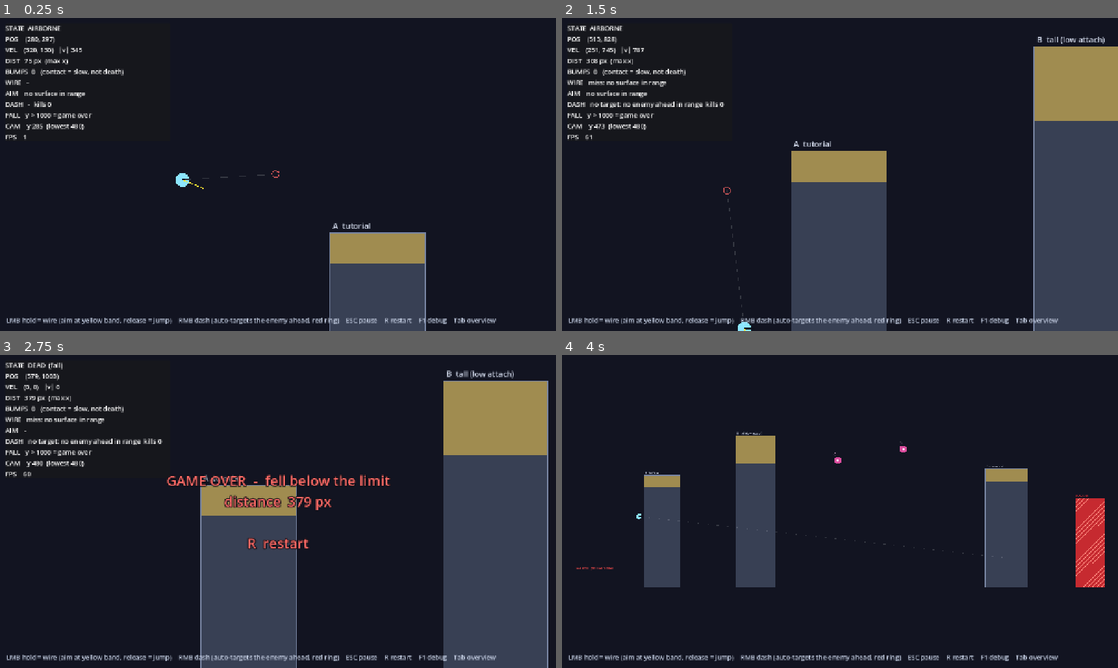
Above: before the commit, frames 1-4 (two rows, left to right).
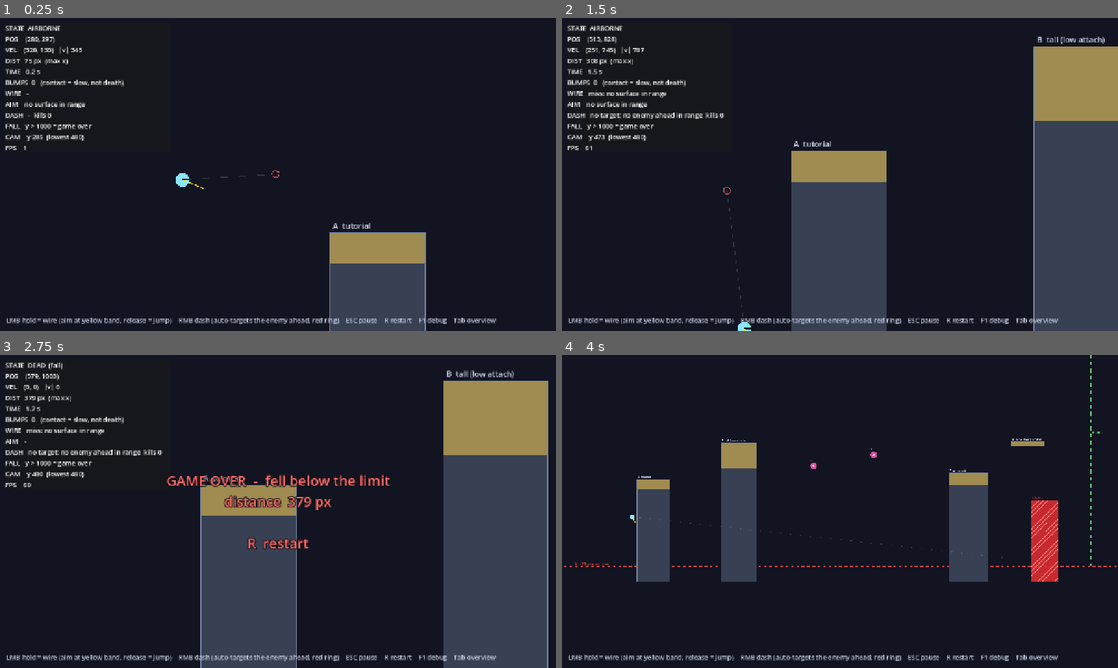
Above: after the commit, the same moments.

Repository: Taegrim/ProjectSlash
Game: Godot game, scene res://scenes/main.tscn
Same seed, same stepped clock (60 frames per second), same inputs: the game is played once before the commit and once after it.
Inputs (mouse positions are in pixels of both pictures, inside the frame that each line leads up to):
- Up to frame 1 (0.25 s): no input
- Up to frame 2 (1.5 s): tap Enter at 0.5 s; move the mouse to (962, 158) at 0.52 s; hold Right 0.53-1.28 s; hold Right mouse button (dash) 0.53-1.28 s; click (962, 158) at 0.8 s; move the mouse to (728, 190) at 1.27 s; hold Down from 1.28 s (still down); click (728, 190) at 1.35 s
- Up to frame 3 (2.75 s): right-click (166, 527) at 1.55 s; move the mouse to (333, 442) at 2.02 s; release Down at 2.03 s; hold Right from 2.03 s (still down); hold Right mouse button (dash) from 2.03 s (still down); click (333, 442) at 2.3 s
- Up to frame 4 (4 s): tap R (restart) at 2.75 s; move the mouse to (812, 574) at 2.77 s; release Right at 2.78 s; release Right mouse button (dash) at 2.78 s; hold Up 2.78-3.53 s; click (812, 574) at 2.85 s; right-click (812, 574) at 3.05 s; move the mouse to (1006, 558) at 3.52 s; hold Left from 3.53 s (still down); hold Tab (toggle_overview) from 3.53 s (still down); click (1006, 558) at 3.8 s

The runs differ from the first frame. In frame 1, 1.4% of the frame differs, in the area x 0-23%, y 16-43%; in frame 2, 1.7%; in frame 3, 1.7%; in frame 4, 13%, in the area x 0-100%, y 0-75%.

Commit message:
feat: Phase 4 코스 완성과 웹 빌드 확인
- 위험 구간 뒤 결승선, 클리어 화면(시간·거리·처치 수)과 R 즉시 재시작, 플레이 시간 표시
- 위험 구간 위 공중 구조물 F 추가로 코스를 끝까지 통과 가능하게
- 돌진 종료 후 즉시 감속을 기본으로 (점진 감속은 설정으로 전환 가능)
- 웹 빌드 도구(내보내기·로컬 서버·헤드리스 브라우저 자체 확인)와 웹 자체 확인 스크립트
- Phase 4 테스트 2개, 코스 배치·재연결 테스트 보완

Diff:
--- a/resources/dash_tuning.gd
+++ b/resources/dash_tuning.gd
@@ -19,6 +19,9 @@
 @export var dash_end_offset: float = 90.0
 ## 돌진 최대 시간 (s) — MaxDashDuration. 사거리 480 + 적 뒤 90 을 1200px/s 로 가려면 0.48초 → 0.45 에서 0.6 으로
 @export var max_dash_duration: float = 0.6
-@export var post_dash_velocity_policy: PostDashVelocityPolicy = PostDashVelocityPolicy.GRADUAL_DECELERATION
-## 점진 감속일 때의 감속도 (px/s²) — PostDashDeceleration
+## 지금은 IMMEDIATE_CAP (Phase 4 리뷰 7번: "돌진 후 감속을 천천히 말고 바로"). 점진 감속 코드는 그대로 남아 있어
+## 이 값 하나만 바꾸면 된다: 에디터에서 resources/default_dash.tres 를 열고 인스펙터의 Post Dash Velocity Policy 를
+## Gradual Deceleration 으로 고르면 점진 감속(아래 post_dash_deceleration 사용)으로 돌아간다. 코드 수정 필요 없음
+@export var post_dash_velocity_policy: PostDashVelocityPolicy = PostDashVelocityPolicy.IMMEDIATE_CAP
+## 점진 감속(GRADUAL_DECELERATION)일 때만 쓰는 감속도 (px/s²) — PostDashDeceleration
 @export var post_dash_deceleration: float = 2400.0
--- a/scenes/game_ui.tscn
+++ b/scenes/game_ui.tscn
@@ -57,9 +57,9 @@
 anchor_top = 0.5
 anchor_right = 0.5
 anchor_bottom = 0.5
-offset_left = -360.0
+offset_left = -520.0
 offset_top = -90.0
-offset_right = 360.0
+offset_right = 520.0
 offset_bottom = 90.0
 grow_horizontal = 2
 grow_vertical = 2
--- a/scenes/test_course.tscn
+++ b/scenes/test_course.tscn
@@ -37,6 +37,13 @@
 attach_band_depth = 80.0
 debug_label = "E  reconnect"
 
+[node name="AerialF" parent="." instance=ExtResource("2_building")]
+position = Vector2(3120, 170)
+size = Vector2(220, 30)
+attach_band_depth = 30.0
+aerial = true
+debug_label = "F  aerial (swing under)"
+
 [node name="HazardZone" parent="." instance=ExtResource("4_hazard")]
 position = Vector2(3250, 560)
 size = Vector2(180, 540)
--- a/scripts/game_flow.gd
+++ b/scripts/game_flow.gd
@@ -4,6 +4,7 @@
 ## 사망 판정은 다른 전환보다 먼저 본다 (§9.2 [MVP 제안] 우선순위).
 ## 재시작 (§4 R [MVP 제안], §13.2-16): 씬을 다시 불러와 위치·속도·와이어·돌진 타깃·적·점수를 모두 처음으로 되돌린다.
 ## 거리 점수는 '최대 도달 X' 기준 (§11 [MVP 제안]) — v0.1 은 표시만.
+## 코스 클리어 (Phase 4): 살아서 결승선을 넘으면 세계를 멈추고 시간·거리·처치 수를 보여 준다. R 로 바로 다시 시작.
 ## 입력 처리는 함수(toggle_pause, restart, ...)로 나눠 두어 테스트와 이후 터치 UI 가 같은 경로를 쓴다.
 extends Node2D
 
@@ -17,6 +18,9 @@
 var debug_visible := true
 var game_over := false
 var game_over_reason := ""
+var finished := false
+## 플레이 시간 (s) — 일시정지·게임 오버·클리어 뒤에는 멈춘다
+var elapsed := 0.0
 
 
 func _ready() -> void:
@@ -36,15 +40,19 @@
 	camera.overview_rect = course.get_bounds()
 	camera.configure(player, player.movement, course.get_spawn_position().y)
 	_apply_debug_visible()
+	WebSelfTest.attach_if_requested(self)  # 개발용: 웹 빌드를 ?selftest 로 열 때만 (tools/web_build.py --check)
 
 
-func _physics_process(_delta: float) -> void:
-	if game_over or get_tree().paused:
+func _physics_process(delta: float) -> void:
+	if game_over or finished or get_tree().paused:
 		return
+	elapsed += delta
 	# 거리는 사망 판정 전에 갱신해야 게임 오버 표시와 디버그 값이 일치한다
 	max_x = maxf(max_x, player.global_position.x)
 	if player.global_position.y > course.fall_limit_y:
 		player.die("fall")
+	elif player.global_position.x >= course.global_position.x + course.finish_x:
+		_finish()
 
 
 func _unhandled_input(event: InputEvent) -> void:
@@ -64,7 +72,7 @@
 
 
 func toggle_pause() -> void:
-	if game_over:
+	if game_over or finished:
 		return
 	get_tree().paused = not get_tree().paused
 	ui.set_paused(get_tree().paused)
@@ -91,6 +99,12 @@
 	return max_x - start_x
 
 
+func _finish() -> void:
+	finished = true
+	get_tree().paused = true  # 세계를 멈춘다 (Main 은 계속 입력을 받아 R 로 재시작)
+	ui.show_clear(elapsed, get_distance(), player.dash.kill_count)
+
+
 func _on_hazard_touched(_hazard: Hazard) -> void:
 	player.die("hazard")
 
@@ -115,6 +129,7 @@
 		"POS    (%.0f, %.0f)" % [player.global_position.x, player.global_position.y],
 		"VEL    (%.0f, %.0f)   |v| %.0f" % [v.x, v.y, v.length()],
 		"DIST   %.0f px  (max x)" % get_distance(),
+		"TIME   %.1f s" % elapsed,
 		"BUMPS  %d   (contact = slow, not death)" % player.bump_count,
 		"WIRE   %s" % player.grapple.describe(),
 		"AIM    %s" % ("attachable" if player.aim_preview.get("ok", false) else player.aim_preview.get("reason", "-")),
--- a/scripts/game_ui.gd
+++ b/scripts/game_ui.gd
@@ -32,5 +32,15 @@
 	_game_over_label.visible = true
 
 
+## 코스 클리어 표시 (Phase 4). 게임 오버와 같은 자리를 초록색으로 쓴다
+func show_clear(seconds: float, distance: float, kills: int) -> void:
+	_game_over_label.text = "COURSE CLEAR
+time  %.1f s    distance  %.0f px    kills  %d
+
+R  play again" % [seconds, distance, kills]
+	_game_over_label.add_theme_color_override("font_color", Color(0.45, 1.0, 0.55))
+	_game_over_label.visible = true
+
+
 func is_game_over_visible() -> bool:
 	return _game_over_label.visible
--- a/scripts/test_course.gd
+++ b/scripts/test_course.gd
@@ -1,18 +1,24 @@
 ## 수동 배치 테스트 코스 (기획서 §10). v0.1 은 무한 생성이 아니라 짧은 고정 코스다.
 ## 배치 순서 (§10.1 [확정] 건물 → 건물 → 적 → 적 → 건물, §10.2 사례):
-##   A 튜토리얼 건물 → B 높은 건물(낮은 연결) → C 적 → D 적 → E 건물 → 위험 구간
+##   A 튜토리얼 건물 → B 높은 건물(낮은 연결) → C 적 → D 적 → E 건물 → 위험 구간 위 공중 구조물 F → 결승선 (Phase 4)
 ## 좌표·크기는 [튜닝] 임시값이다. Phase 1~2 에서 통과 가능성(§10.3)을 확인하며 조정한다.
 @tool
 class_name TestCourse
 extends Node2D
 
 const FALL_LINE_COLOR := Color(1.0, 0.3, 0.3, 0.8)
+const FINISH_COLOR := Color(0.45, 1.0, 0.55, 0.85)
 
 ## 하단 사망 판정선 (월드 Y). 카메라와 별개인 독립 판정선 (§3 [필수 주의]). 판정은 Phase 1.
 ## 코스(패턴)마다 다를 수 있어 튜닝 Resource 가 아니라 코스 데이터에 둔다.
 @export var fall_limit_y := 1000.0:
 	set(value):
 		fall_limit_y = value
+		queue_redraw()
+## 결승선 (월드 X). 살아서 이 선을 넘으면 코스 클리어 (Phase 4: 반복 플레이용 끝점). 위험 구간 뒤에 둔다
+@export var finish_x := 3650.0:
+	set(value):
+		finish_x = value
 		queue_redraw()
 ## 판정선을 그릴 X 범위 (디버그 표시용)
 @export var draw_from_x := -400.0
@@ -57,6 +63,7 @@
 	for hazard in get_hazards():
 		bounds = bounds.merge(hazard.get_rect())
 	bounds = bounds.expand(Vector2(bounds.position.x, global_position.y + fall_limit_y))
+	bounds = bounds.expand(Vector2(global_position.x + finish_x + 100.0, bounds.position.y))  # 'FINISH' 글자까지
 	return bounds.grow(80.0)
 
 
@@ -65,3 +72,5 @@
 	var label_x := ($PlayerSpawn as Node2D).position.x if has_node("PlayerSpawn") else 0.0
 	draw_string(ThemeDB.fallback_font, Vector2(label_x, fall_limit_y - 10), "FALL LIMIT (game over below)",
 			HORIZONTAL_ALIGNMENT_LEFT, -1, 16, FALL_LINE_COLOR)
+	draw_dashed_line(Vector2(finish_x, -600.0), Vector2(finish_x, fall_limit_y), FINISH_COLOR, 4.0, 24.0)
+	draw_string(ThemeDB.fallback_font, Vector2(finish_x + 10, 120), "FINISH", HORIZONTAL_ALIGNMENT_LEFT, -1, 22, FINISH_COLOR)
--- /dev/null
+++ b/scripts/web_selftest.gd
@@ -0,0 +1,40 @@
+## 웹 빌드 자체 확인 (개발용) — 페이지 주소에 ?selftest 가 있을 때만 동작한다. 일반 플레이에는 아무 영향이 없다.
+## 게임이 실제로 몇 초 돌아간 뒤 자기 화면(PNG)과 상태를 로컬 서버(/__selftest)로 보낸다 → tools/web_build.py --check 가 받는다.
+## 헤드리스 브라우저의 스크린샷은 엔진이 뜨기 전 로딩 화면을 찍기 쉬워서, 게임이 직접 보고하게 했다.
+class_name WebSelfTest
+extends Node
+
+const WAIT_PHYSICS_FRAMES := 90
+
+var _main: Node
+var _frames := 0
+
+
+## 웹 + ?selftest 일 때만 붙인다
+static func attach_if_requested(main: Node) -> void:
+	if not OS.has_feature("web"):
+		return
+	var query := str(JavaScriptBridge.eval("window.location.search", true))
+	if not query.contains("selftest"):
+		return
+	var probe := WebSelfTest.new()
+	probe._main = main
+	probe.process_mode = Node.PROCESS_MODE_ALWAYS
+	main.add_child(probe)
+
+
+func _physics_process(_delta: float) -> void:
+	_frames += 1
+	if _frames != WAIT_PHYSICS_FRAMES:
+		return
+	await RenderingServer.frame_post_draw
+	var image := get_viewport().get_texture().get_image()
+	var player: PlayerController = _main.get_node("Player")
+	var report := {
+		"frames": _frames,
+		"player_x": player.global_position.x,
+		"state": player.get_state_name(),
+		"renderer": RenderingServer.get_current_rendering_method(),
+		"png": Marshalls.raw_to_base64(image.save_png_to_buffer()),
+	}
+	JavaScriptBridge.eval("fetch('/__selftest', {method: 'POST', body: %s})" % JSON.stringify(JSON.stringify(report)), true)
--- a/tests/test_phase0_skeleton.gd
+++ b/tests/test_phase0_skeleton.gd
@@ -16,20 +16,22 @@
 
 
 func test_course_follows_design_pattern() -> void:
-	# §10.1 [확정] 건물 → 건물 → 적 → 적 → 건물 (진행 방향 +X 순서)
+	# §10.1 [확정] 건물 → 건물 → 적 → 적 → 건물 (진행 방향 +X 순서). 그 뒤 위험 구간의 공중 구조물(Phase 4)은 'A' 로 센다
 	var course: TestCourse = add_node(COURSE_SCENE.instantiate())
 	await physics_frames(1)
 	var items: Array = []
 	for building in course.get_buildings():
-		items.append([building.global_position.x, "B"])
+		items.append([building.global_position.x, "A" if building.aerial else "B"])
 	for enemy in course.get_enemies():
 		items.append([enemy.global_position.x, "E"])
 	items.sort_custom(func(a: Array, b: Array) -> bool: return a[0] < b[0])
 	var pattern := "".join(items.map(func(item: Array) -> String: return item[1]))
-	check_eq(pattern, "BBEEB", "배치 순서 (B = 건물, E = 적)")
+	check_eq(pattern.replace("A", ""), "BBEEB", "핵심 배치 순서 (B = 솟은 건물, E = 적)")
+	check(pattern.begins_with("BBEEB"), "공중 구조물은 핵심 배치 뒤 (위험 구간) (%s)" % pattern)
 	check(course.get_hazards().size() >= 1, "위험 구간이 1개 이상 있어야 함 (§10.2-6)")
+	var rising := course.get_buildings().filter(func(b: Building) -> bool: return not b.aerial)
 	for hazard in course.get_hazards():
-		check(hazard.global_position.x > course.get_buildings()[-1].global_position.x, "위험 구간은 마지막 건물 뒤")
+		check(hazard.global_position.x > rising[-1].global_position.x, "위험 구간은 마지막 솟은 건물 뒤")
 
 
 func test_fall_limit_is_below_everything_reachable() -> void:
--- a/tests/test_phase3_dash.gd
+++ b/tests/test_phase3_dash.gd
@@ -166,12 +166,13 @@
 func test_swing_release_then_dash_then_reattach() -> void:
 	var o := Vector2(280000, 300)
 	var player := _lab_player(o, Vector2(320, 0), {})
-	_lab_building(o + Vector2(200, -260), Vector2(240, 900), 120.0)
+	var first := _lab_building(o + Vector2(200, -260), Vector2(240, 900), 120.0)
 	await physics_frames(2)
 	player.grapple.request_attach(o + Vector2(204, -250))
 	await physics_frames(30)
 	player.grapple.request_release()
 	check_eq(player.get_state_name(), "AIRBORNE", "스윙 해제")
+	first.queue_free()  # 스윙은 끝났다. 뒤의 재연결 조준선을 가리지 않게 치운다 (상태 흐름만 확인)
 	var enemy := _lab_enemy(player.global_position + Vector2(220, 20), "Target")
 	await physics_frames(1)
 	player.dash.request_dash()
--- /dev/null
+++ b/tests/test_phase4_course.gd
@@ -0,0 +1,70 @@
+## Phase 4 — 코스 완성·반복 플레이: 결승선, 클리어 표시, 클리어 뒤 즉시 재시작 (기획서 Phase 4 완료 기준).
+## 웹 빌드 실행 확인은 tools/web_build.py --check (브라우저가 필요해 이 러너 밖에서 한다).
+extends "res://tests/test_case.gd"
+
+const MAIN_SCENE := preload("res://scenes/main.tscn")
+## A·B 를 와이어로 넘는 탐색 조합 (Phase 2), 이후 타깃이 잡히면 바로 돌진(C, D),
+## D 돌진이 끝나고 88 프레임 뒤(E 를 지나 내려올 때) 공중 구조물 F 밑면에 걸어 50 프레임 뒤 해제 → 위험 구간을 넘어 결승선
+const PLAN := {62: Vector2(626, 430), 112: null, 146: Vector2(1186, 200), 176: null}
+const F_DELAY := 88
+const F_HOLD := 50
+
+
+func test_finish_line_is_after_the_hazard_and_inside_bounds() -> void:
+	var main := add_node(MAIN_SCENE.instantiate())
+	await physics_frames(1)
+	var course: TestCourse = main.get_node("TestCourse")
+	for hazard in course.get_hazards():
+		check(course.finish_x > hazard.get_rect().end.x, "결승선은 위험 구간 뒤")
+	for building in course.get_buildings():
+		check(course.finish_x > building.get_rect().end.x, "결승선은 모든 건물 뒤")
+	check(course.get_bounds().has_point(Vector2(course.finish_x, course.get_spawn_position().y)), "코스 전체 보기에 결승선이 들어감")
+
+
+func test_full_course_reaches_finish_and_restarts_instantly() -> void:
+	tree.change_scene_to_packed(MAIN_SCENE)
+	await physics_frames(2)
+	var main: Node = tree.current_scene
+	var player: PlayerController = main.get_node("Player")
+	var f_rect: Rect2 = (main.get_node("TestCourse/AerialF") as Building).get_attach_rect()
+	var aim_f := Vector2(f_rect.get_center().x, f_rect.end.y)
+	var dash_end := -1
+	for f in 1200:
+		if PLAN.has(f):
+			if PLAN[f] == null:
+				player.grapple.request_release()
+			else:
+				player.grapple.request_attach(PLAN[f])
+		if f > 176 and player.state == PlayerController.State.AIRBORNE and player.dash.find_target().enemy != null:
+			player.dash.request_dash()
+		if dash_end < 0 and player.dash.kill_count == 2 and player.state == PlayerController.State.AIRBORNE:
+			dash_end = f
+		if dash_end >= 0 and f == dash_end + F_DELAY:
+			player.grapple.request_attach(aim_f)
+			check(player.grapple.is_attached and player.grapple.swing_dir == -1,
+					"F 에 연결, 반시계 (%s)" % player.grapple.last_request)
+		if dash_end >= 0 and f == dash_end + F_DELAY + F_HOLD:
+			player.grapple.request_release()
+		await physics_frames(1)
+		if main.finished or main.game_over:
+			break
+	check(main.finished, "결승선 도달 (끝 위치 %s, %s)" % [player.global_position.round(), main.game_over_reason])
+	check(not main.game_over, "죽지 않고 클리어")
+	check(tree.paused, "클리어하면 세계가 멈춤")
+	check((main.get_node("GameUI") as GameUI).is_game_over_visible(), "클리어 표시")
+	check(main.elapsed > 3.0 and main.elapsed < 20.0, "플레이 시간 기록 (%.1f s)" % main.elapsed)
+	check_eq(player.dash.kill_count, 2, "C·D 처치 수 기록")
+	var frozen_x := player.global_position.x
+	await physics_frames(10)
+	check_near(player.global_position.x, frozen_x, 0.01, "클리어 뒤 플레이어 정지")
+	main.toggle_pause()
+	check(tree.paused, "클리어 화면에서는 ESC 로 풀리지 않음")
+	main.restart()  # R 과 같은 경로
+	await physics_frames(3)
+	var fresh: Node = tree.current_scene
+	check(fresh != main and not fresh.finished and not tree.paused, "R 로 즉시 처음부터 다시 시작")
+	check(fresh.elapsed < 0.2, "시간 초기화")
+	tree.paused = false
+	tree.current_scene.queue_free()
+	tree.current_scene = null
+	await physics_frames(1)
Not shown, added: scripts/web_selftest.gd.uid
Not shown, added: tests/test_phase4_course.gd.uid
Not shown, changed: CLAUDE.md
Not shown, changed: docs/DECISIONS.md
